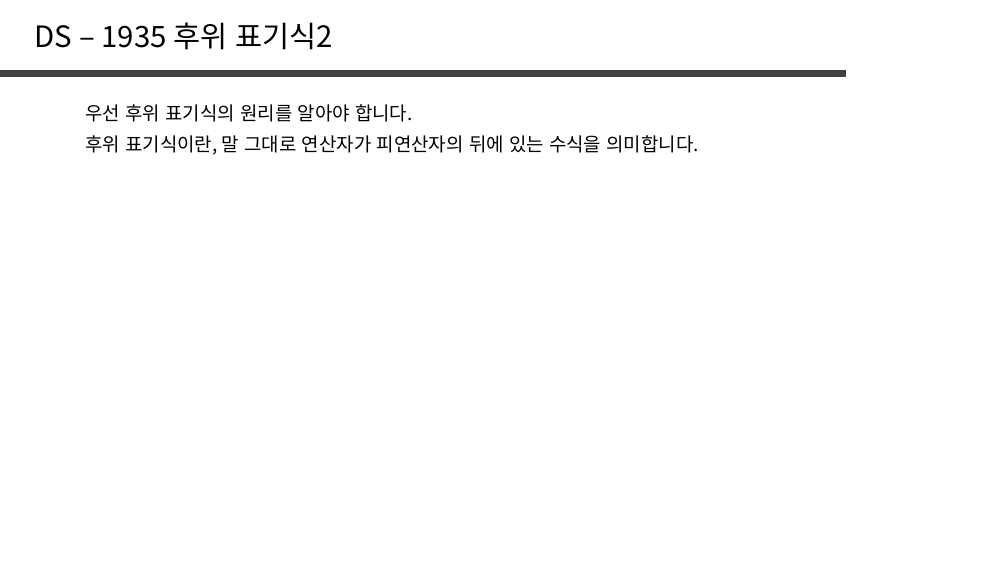
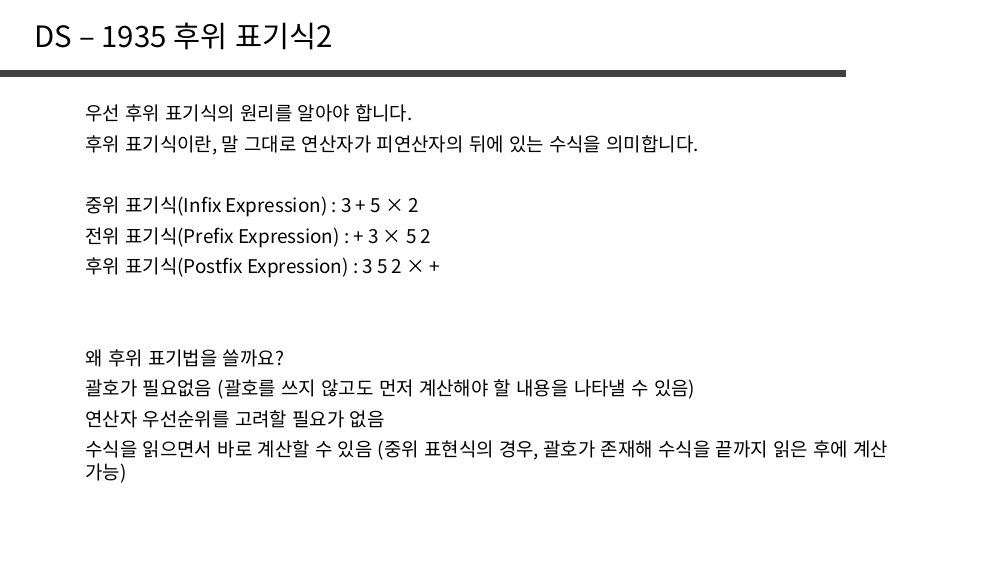
Before and after one commit to jaehoo1/PS-study, a slide deck: slide 23 of study/7_Stack, Queue, List.pptx. Drawn at 1008x567 pixels with LibreOffice and Linux fonts; fonts in the diff are those of the drawing. Boxes give left, top, right and bottom in pixels: in the first picture for what was removed or moved away, otherwise in the second. Text is boxed around its words. In the diff, an @@ line names an element or a change of style, - is before the commit and + after.

```diff
--- a/study/7_Stack, Queue, List.pptx
+++ b/study/7_Stack, Queue, List.pptx
@@ text added at bbox=[85, 196, 418, 217], 18 pt, text #000000 @@
+중위 표기식(Infix Expression) : 3 + 5 × 2
@@ text added at bbox=[85, 227, 431, 248], 18 pt, text #000000 @@
+전위 표기식(Prefix Expression) : + 3 × 5 2
@@ text added at bbox=[85, 257, 402, 278], 18 pt, text #000000 @@
+후위 표기식(Postfix Expression) : 3 5 2 × +
@@ text added at bbox=[85, 349, 284, 367], 18 pt, text #000000 @@
+왜 후위 표기법을 쓸까요?
@@ text added at bbox=[85, 379, 695, 399], 18 pt, text #000000 @@
+괄호가 필요없음 (괄호를 쓰지 않고도 먼저 계산해야 할 내용을 나타낼 수 있음)
@@ text added at bbox=[85, 410, 385, 428], 18 pt, text #000000 @@
+연산자 우선순위를 고려할 필요가 없음
@@ text added at bbox=[85, 440, 888, 460], 18 pt, text #000000 @@
+수식을 읽으면서 바로 계산할 수 있음 (중위 표현식의 경우, 괄호가 존재해 수식을 끝까지 읽은 후에 계산 가능)
```
Also in this commit, not shown: 1 slide added.
